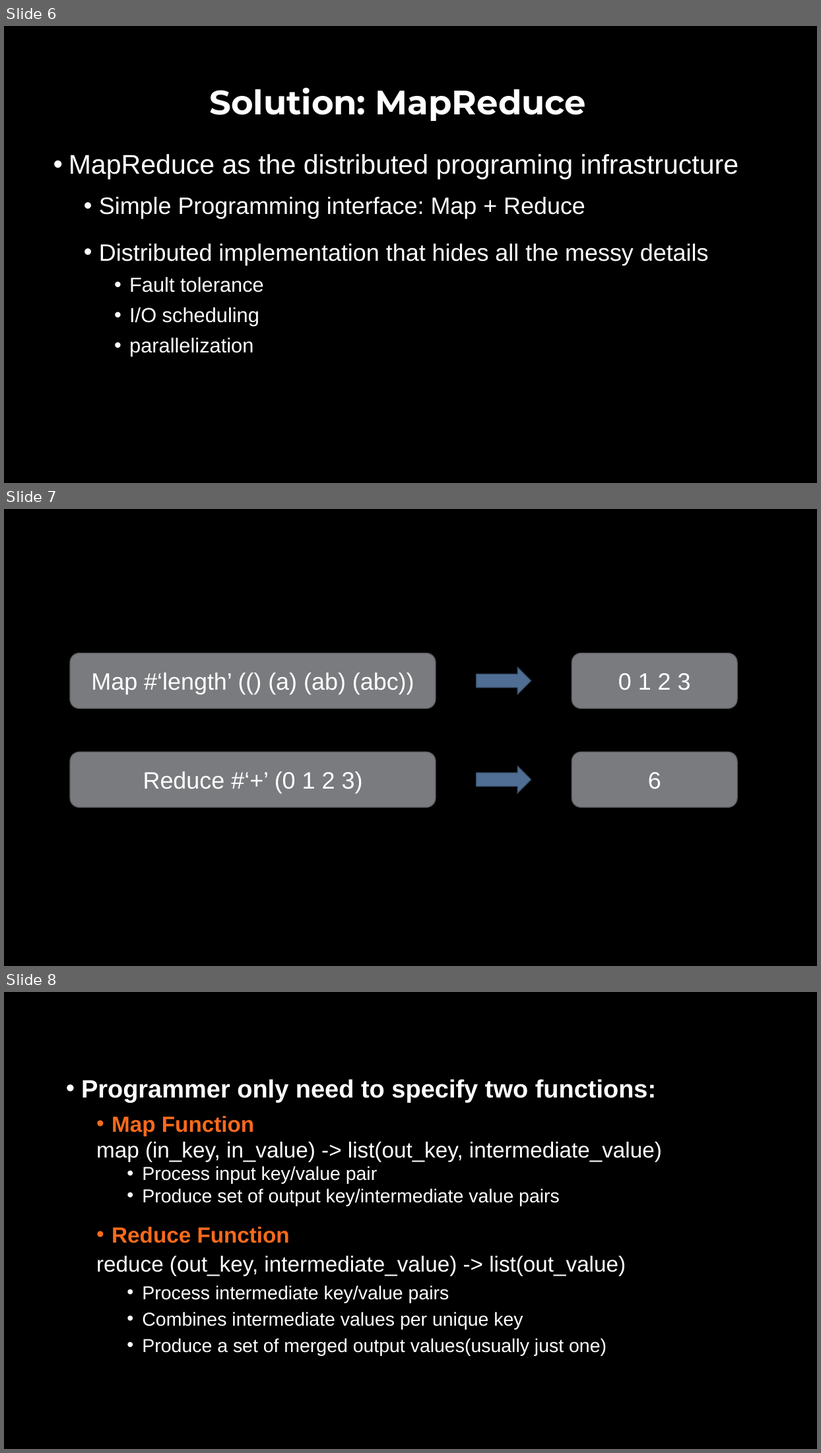
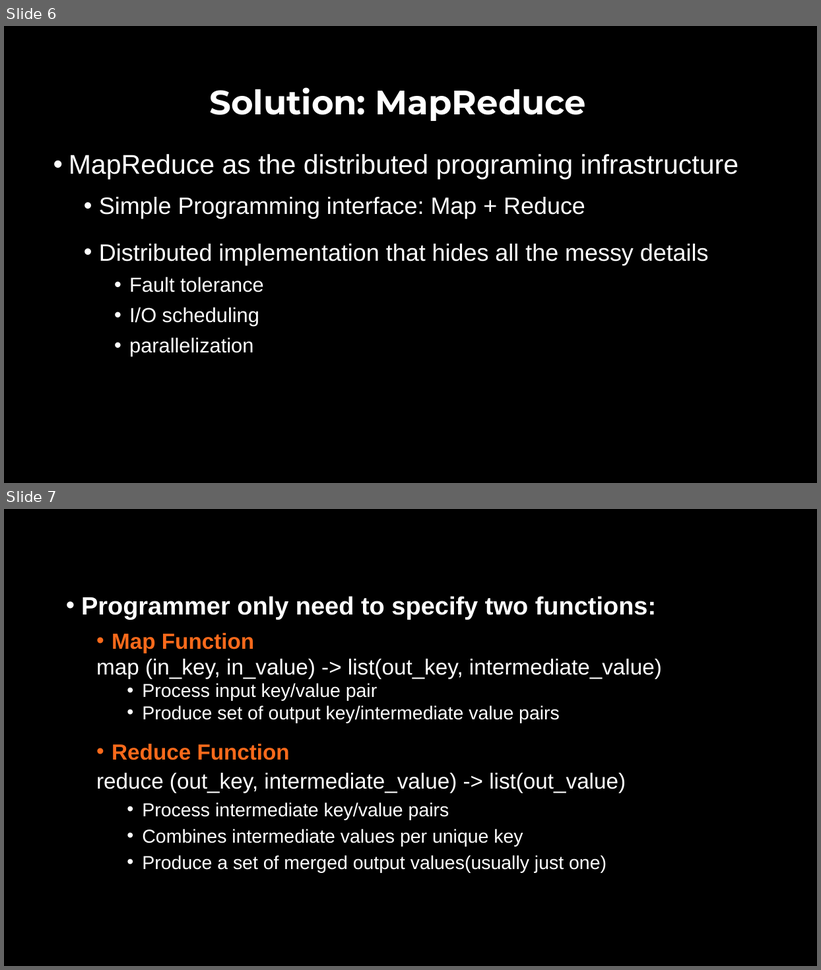
Before and after one commit to kisan101/presentation-on-MapReduce, a slide deck: map_reduce.pptx. Shown one above the other, each under a label of ours: slides 6, 7 and 8 before the commit, slides 6 and 7 after it. The pictures are 821x1453 and 821x970 pixels, drawn with LibreOffice and Linux fonts; fonts in the diff are those of the drawing. Boxes give left, top, right and bottom in pixels: in the first picture for what was removed or moved away, otherwise in the second. Text is boxed around its words. In the diff, an @@ line names an element or a change of style, - is before the commit and + after.

```diff
--- a/map_reduce.pptx
+++ b/map_reduce.pptx
@@ slide 7 removed at [4, 509, 817, 966], background #000000 @@
@@ rounded rectangle removed at [70, 653, 436, 708] @@
-Map #‘length’ (() (a) (ab) (abc))
@@ rounded rectangle removed at [572, 653, 737, 708] @@
-0 1 2 3
@@ right arrow removed at [477, 667, 531, 694] @@
@@ rounded rectangle removed at [70, 753, 436, 808] @@
-Reduce #‘+’ (0 1 2 3)
@@ rounded rectangle removed at [572, 753, 737, 808] @@
-6
@@ right arrow removed at [477, 766, 531, 793] @@
@@ what was slide 8 is now slide 7 @@
```
Also in this commit, not shown: 1 slide changed.
